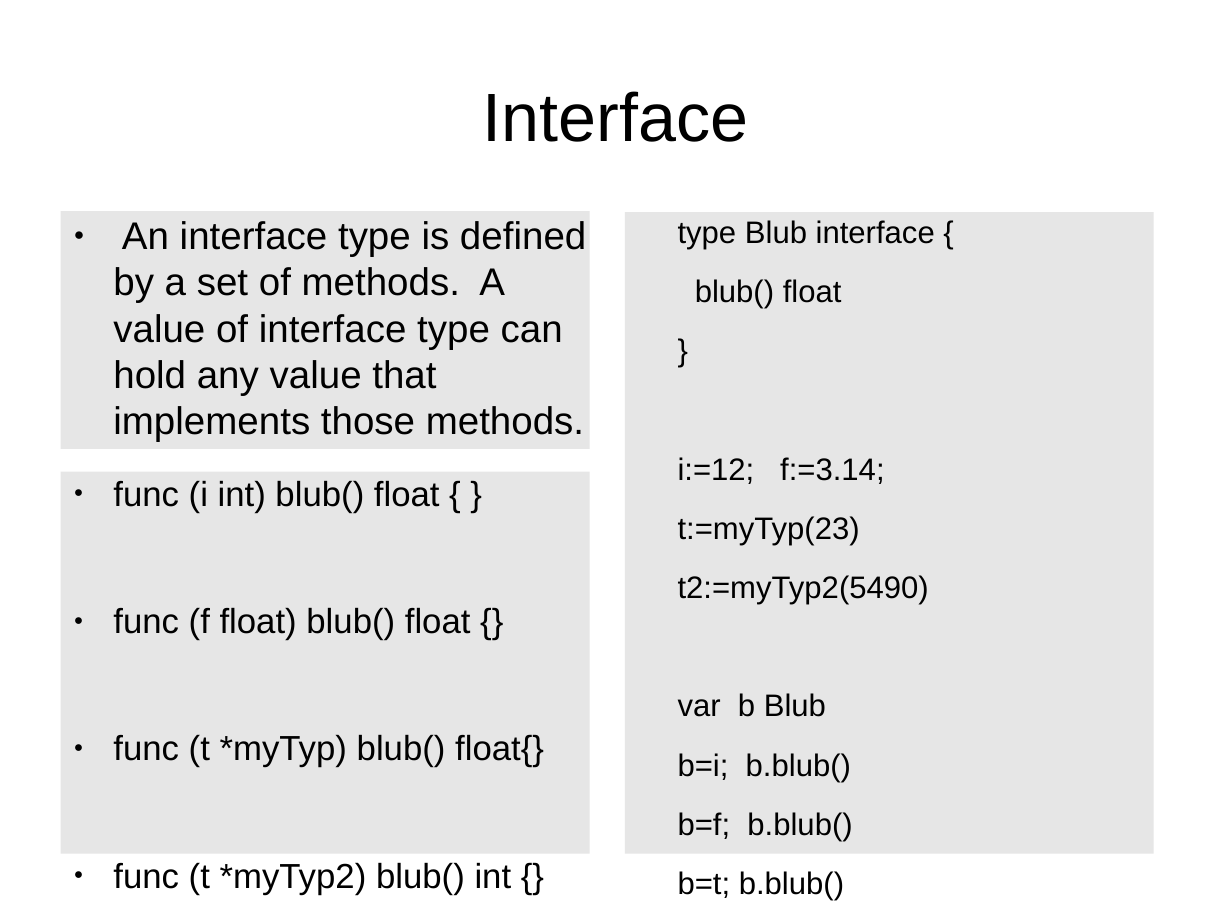
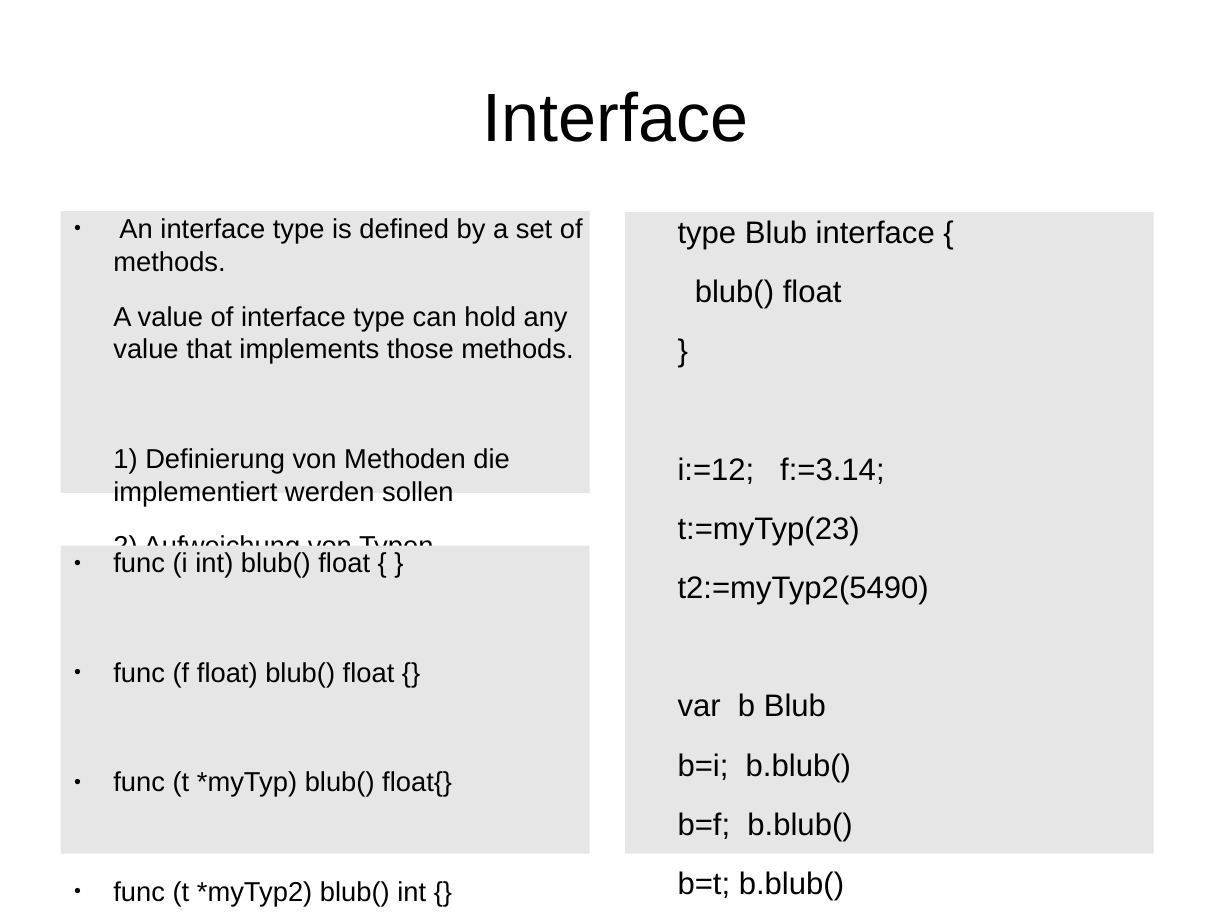
Before and after one commit to rayank77b/smallStuffs, a slide deck: slide 31 of programmierung/vortrag/golang.odp. Drawn at 1232x924 pixels with LibreOffice and Linux fonts; fonts in the diff are those of the drawing. Boxes give left, top, right and bottom in pixels: in the first picture for what was removed or moved away, otherwise in the second. Text is boxed around its words. In the diff, an @@ line names an element or a change of style, - is before the commit and + after.

```diff
--- a/programmierung/vortrag/golang.odp
+++ b/programmierung/vortrag/golang.odp
@@ text "An interface type is defined ...": place and size @@
-text "An interface type is defined ..." at <box>60,211,589,449</box>
+text "An interface type is defined ..." at <box>60,211,589,493</box>
@@ text at <box>113,218,583,560</box>: text changed; size 24.8 to 17.6 pt @@
-● An interface type is defined by a set of methods. A value of interface type can hold any value that implements those methods.
+● An interface type is defined by a set of methods.
+A value of interface type can hold any value that implements those methods.
+1) Definierung von Methoden die implementiert werden sollen
+2) Aufweichung von Typen
@@ text "func (i int) blub() float ...": place and size @@
-text "func (i int) blub() float ..." at <box>60,472,589,854</box>
+text "func (i int) blub() float ..." at <box>60,546,589,854</box>
@@ text "func (i int) blub() float ..." at <box>60,546,589,854</box>: size 22.4 to 17.6 pt @@
```
Also in this commit, not shown: 1 other slide changed, 2 slides added, 3 other files.
